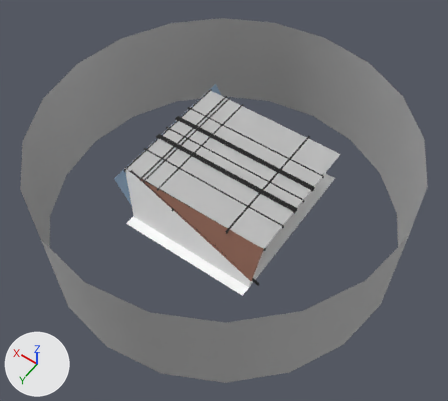
A saved change to the FBX model Assets/Third Party/Sci-fi Portal & Gallery for Product Showcase/garage8.fbx.
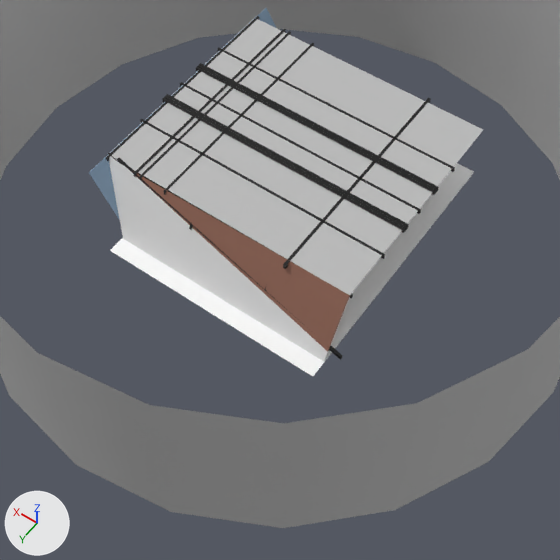
There are two pictures of each version: one whole from a 50 mm camera at (-1.007, 1.408, 2.071) aimed at (-0.041, 0.056, -0.054), one close up on the part from 14% to 86% of the width and 20% to 100% of the height. Every picture has the same lights, and +X, +Y and +Z are marked at lower left. Where no turn or scale is listed for an object, it has been applied to the vertices.

Before the edit, the objects in view are built like this:
```python
me_mesh = bpy.data.meshes.new('Mesh')
me_mesh.from_pydata(...)  # 14 vertices, 4 faces; spans x -0.339..0.339, y -0.356..0.356, z -0.078..0.078
# faces by material slot: [1, 1, 1, 1]
me_mesh.materials.append(mat_lambert9)  # brown #986b5b
me_mesh.materials.append(mat_lambert8)  # white #eaeaea
me_mesh.materials.append(mat_lambert5)  # white #ffffff
me_mesh.materials.append(mat_lambert1)  # grey #bcbcbc
me_mesh_001 = bpy.data.meshes.new('Mesh.001')
me_mesh_001.from_pydata(...)  # 888 vertices, 818 faces; spans x -0.359..0.359, y -0.351..0.351, z -0.084..0.084
# faces by material slot: [60, 752, 5, 1]
me_mesh_001.materials.append(mat_lambert4)  # blue #87a2bc
me_mesh_001.materials.append(mat_lambert7)  # black #000000
me_mesh_001.materials.append(mat_lambert6)  # black #000000
me_mesh_001.materials.append(mat_lambert10)  # grey #bcbcbc
me_mesh_002 = bpy.data.meshes.new('Mesh.002')
me_mesh_002.from_pydata(...)  # 40 vertices, 20 faces; spans x -0.81..0.81, y -0.81..0.81, z -0.25..0.25
me_mesh_002.materials.append(mat_lambert1)  # grey #bcbcbc
ob_pcylinder1 = bpy.data.objects.new('pCylinder1', me_mesh_002)
ob_pcylinder1.location = (0.0, 0.0, 0.0)
ob_polysurface10 = bpy.data.objects.new('polySurface10', me_mesh)
ob_polysurface10.location = (-0.049, 0.066, 0.078)
ob_polysurface27 = bpy.data.objects.new('polySurface27', me_mesh_001)
ob_polysurface27.location = (-0.062, 0.012, 0.082)
```
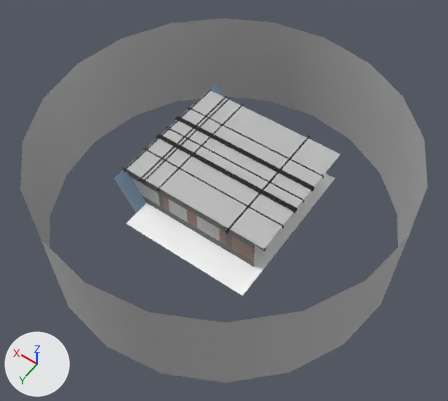
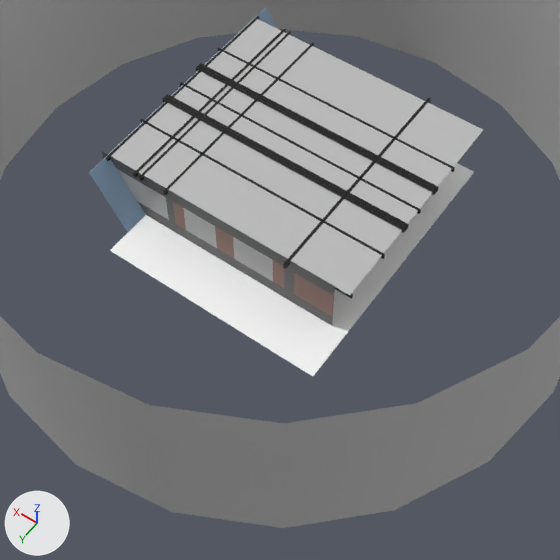
What differs and where, as boxes (x1, y1, x2, y2) in the close-ups (560 x 560 px; the box of a moved part takes in the faces that stretch with it):
'polySurface10', reshaped, moved
    before: (109, 19, 483, 376)
    after: (102, 19, 483, 376)
part 1 of me_mesh, moved or reshaped
    both: (110, 163, 474, 376)
part 2 of me_mesh, moved or reshaped
    before: (110, 154, 352, 295)
    after: (111, 154, 352, 295)
part 3 of me_mesh, rebuilt (15% shorter)
    before: (109, 157, 350, 362)
    after: (102, 151, 335, 326)
part 4 of me_mesh_001, deleted
    before: (108, 153, 342, 360)

The change, as a list of edits to the scene's bpy script:
```text
Add mat_lambert13:
    mat_lambert13 = principled_material('lambert13')
    mat_lambert13.base_color = (0.292, 0.155, 0.126)  # brown #936e63
Add mat_lambert12:
    mat_lambert12 = principled_material('lambert12')
    mat_lambert12.base_color = (0.122, 0.122, 0.122)  # dark grey #626262
Change me_mesh:
    used by ob_polysurface10; location = (-0.049, 0.066, 0.078)
    remove me_mesh.from_pydata(...)  # 14 vertices, 4 faces; spans x -0.339..0.339, y -0.356..0.356, z -0.078..0.078
    remove me_mesh.materials.append(mat_lambert9)  # brown #986b5b
    remove me_mesh.materials.append(mat_lambert8)  # white #eaeaea
    add me_mesh.from_pydata(...)  # 48 vertices, 29 faces; spans x -0.347..0.347, y -0.356..0.356, z -0.08..0.094
    me_mesh part 1: the loose piece of 4 vertices spanning x -0.339..0.242, y -0.356..0.356, z -0.078 is moved by (-0.008, 0.0, 0.014)
    me_mesh part 2: the loose piece of 4 vertices spanning x -0.339..0.338, y -0.356..0.225, z 0.077 is moved by (-0.008, 0.0, 0.014), in mat_lambert10 (grey #bcbcbc)
    me_mesh part 3: the loose piece of 6 vertices spanning x -0.339..0.339, y 0.225..0.311, z -0.078..0.078 is rebuilt with 40 vertices and now spans x -0.309..0.347, y 0.225, z -0.08..0.094
    add me_mesh.materials.append(mat_lambert10)  # grey #bcbcbc
    add me_mesh.materials.append(mat_lambert12)  # dark grey #626262
    add me_mesh.materials.append(mat_lambert13)  # brown #936e63
Change me_mesh_001:
    used by ob_polysurface27; location = (-0.062, 0.012, 0.082)
    remove me_mesh_001.from_pydata(...)  # 888 vertices, 818 faces; spans x -0.359..0.359, y -0.351..0.351, z -0.084..0.084
    add me_mesh_001.from_pydata(...)  # 692 vertices, 636 faces; spans x -0.33..0.359, y -0.351..0.345, z -0.084..0.077
    me_mesh_001 part 4: 7 loose pieces with 196 vertices, spanning x -0.359..0.352, y 0.271..0.351, z -0.082..0.084, are deleted
    remove me_mesh_001.materials.append(mat_lambert10)  # grey #bcbcbc
    add me_mesh_001.materials.append(mat_lambert1)  # grey #bcbcbc
Change ob_polysurface10:
    ob_polysurface10.location: (-0.049, 0.066, 0.078) -> (-0.041, 0.066, 0.064)
```
